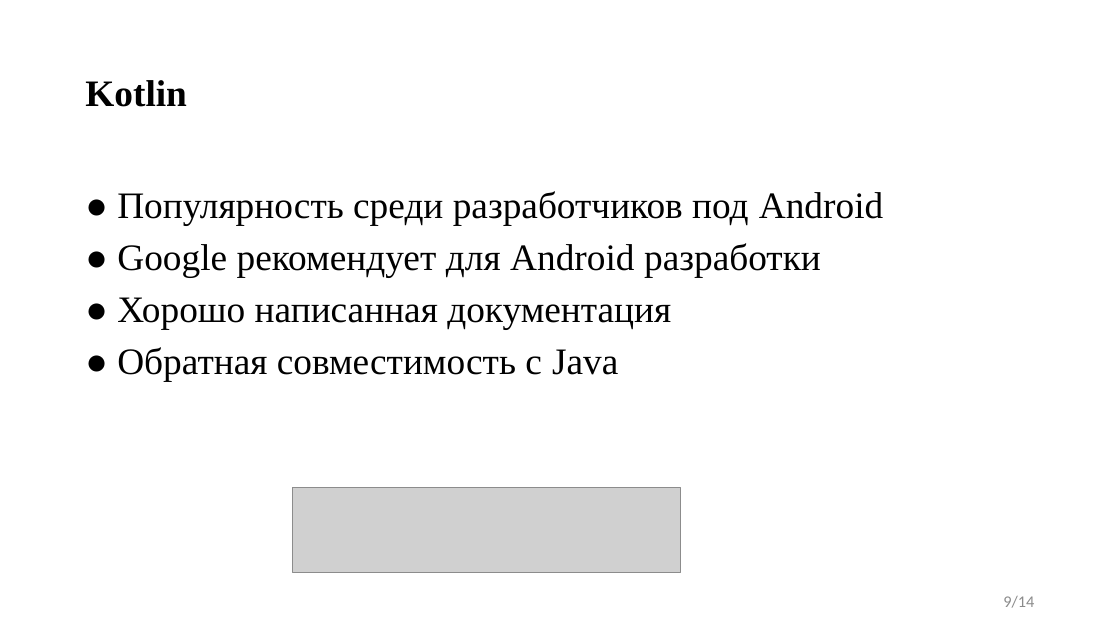
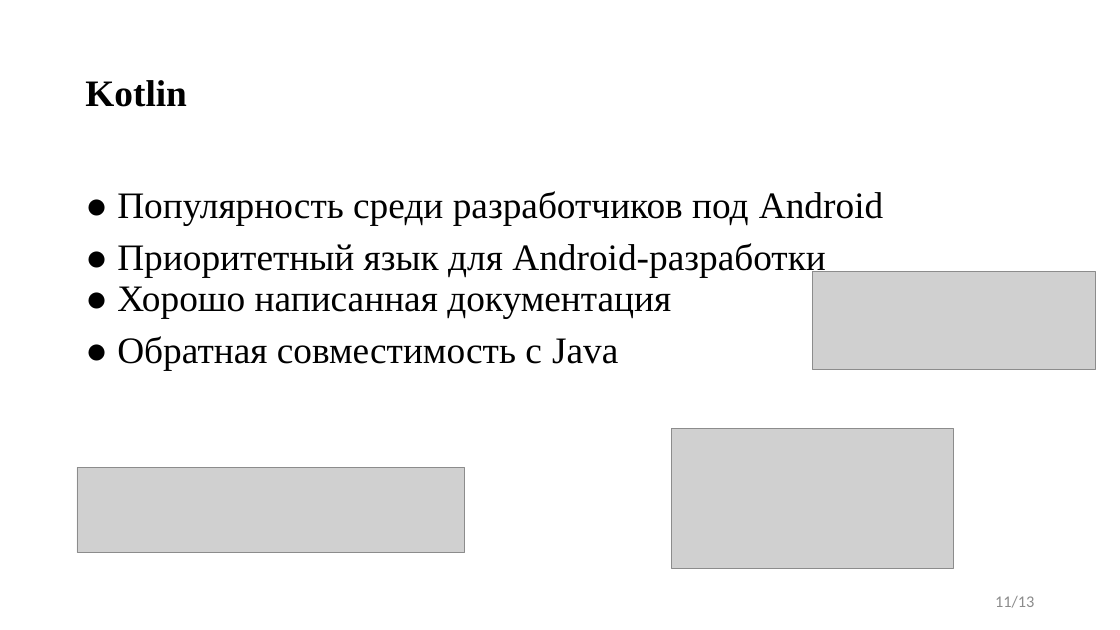
Before and after one commit to DenisBelashkov/UtilitatemMetris, a slide deck: slide 11 of Документация/Utilitatem Metris.pptx (slide 9 before the commit). Drawn at 1120x630 pixels with LibreOffice and Linux fonts; fonts in the diff are those of the drawing; grey boxes stand for pictures. Boxes give left, top, right and bottom in pixels: in the first picture for what was removed or moved away, otherwise in the second. Text is boxed around its words. In the diff, an @@ line names an element or a change of style, - is before the commit and + after.

```diff
--- a/Документация/Utilitatem Metris.pptx
+++ b/Документация/Utilitatem Metris.pptx
@@ text at (117,243,826,318): text changed @@
-● Google рекомендует для Android разработки
-● Хорошо написанная документация
+● Приоритетный язык для Android-разработки
+● Хорошо написанная документация
@@ picture added at (812,272,1095,370) @@
@@ picture added at (671,429,954,568) @@
@@ picture: place and size @@
-picture at (293,487,681,573)
+picture at (77,467,465,553)
@@ page number at (995,596,1034,608): text changed @@
-9/14
+11/13
```
Also in this commit, not shown: 5 other slides changed, 3 slides added, 4 slides removed, 3 other files.
